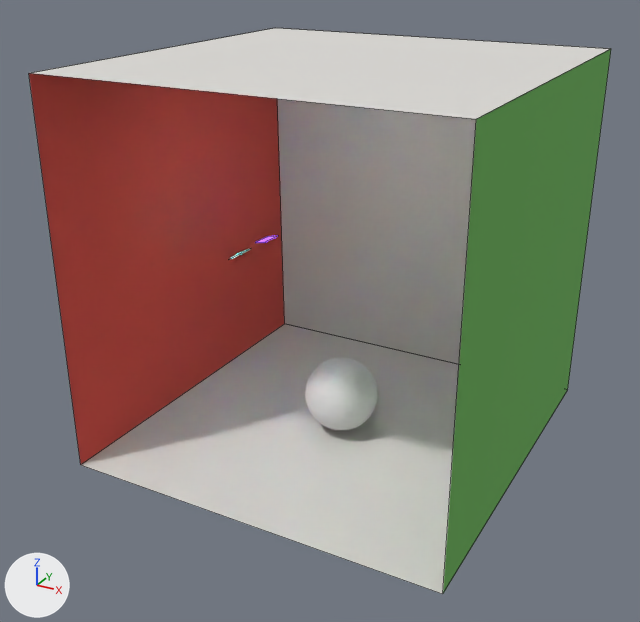
The OBJ model example-scenes/models/Caustics/cornellbox/ball-cornellbox.obj: old version first, new version second.
The view is the same before and after, from a 50 mm lens placed at (1.97, -3.82, 2.59), pointed at (-0.06, -0.13, 0.74). The lights are fixed; the arrows at lower left show +X, +Y and +Z. Mesh edges are drawn as thin lines on the coarser meshes. Where no turn or scale is listed for an object, it has been applied to the vertices.

Names of what the first picture shows: 'Plane.001', 'Sphere', 'back_wall', 'ceiling', 'ground', 'left_wall', 'right_wall'.
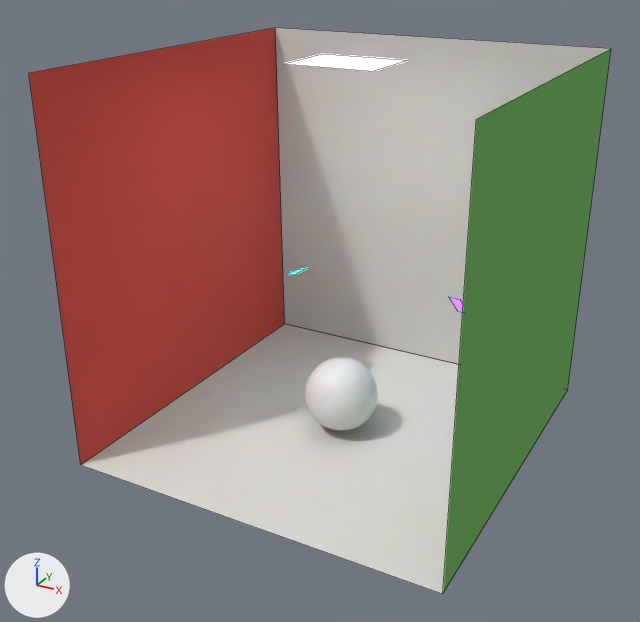
Pixel boxes [x1, y1, x2, y2] of what changed, in the pictures (640 x 622 px):
'ceiling', deleted
    before: [32, 28, 611, 119]
'Plane.002', added
    after: [449, 297, 463, 312]
'Plane.001', recoloured, mesh moved
    before: [255, 236, 277, 243]
    after: [287, 268, 308, 275]

Patch to the scene script:
```diff
--- a/example-scenes/models/Caustics/cornellbox/ball-cornellbox.obj.py
+++ b/example-scenes/models/Caustics/cornellbox/ball-cornellbox.obj.py
@@ me_plane_001 @@
 me_plane_001.from_pydata(...)  # 4 vertices, 1 face; spans x -0.6855..-0.586, y 0.23..0.3266, z 0.8795..0.9519
 # used by ob_plane_001; location = (0.0, 0.0, 0.0)
-me_plane_001.materials.append(mat_light_002)  # purple #8a65e5
+# me_plane_001 part 1: the whole mesh is moved by (0.1485, 0.0916, -0.2013)
+me_plane_001.materials.append(mat_light_001)  # cyan #72d3e5
@@ me_plane_002 @@
+me_plane_002.from_pydata([(0.5814, 0.1578, 0.7686), (0.508, 0.2091, 0.8131), (0.6153, 0.2423, 0.7272), (0.5419, 0.2936, 0.7717)], [], [(0, 1, 3, 2)])
+me_plane_002.materials.append(mat_light_002)  # purple #8a65e5
@@ ob_ceiling @@
-ob_ceiling = bpy.data.objects.new('ceiling', me_ceiling)
-ob_ceiling.location = (0.0, 0.0, 0.0)
@@ ob_plane @@
-ob_plane = bpy.data.objects.new('Plane', me_plane)
-ob_plane.location = (0.0, 0.0, 0.0)
@@ ob_plane_002 @@
+ob_plane_002 = bpy.data.objects.new('Plane.002', me_plane_002)
+ob_plane_002.location = (0.0, 0.0, 0.0)
```
